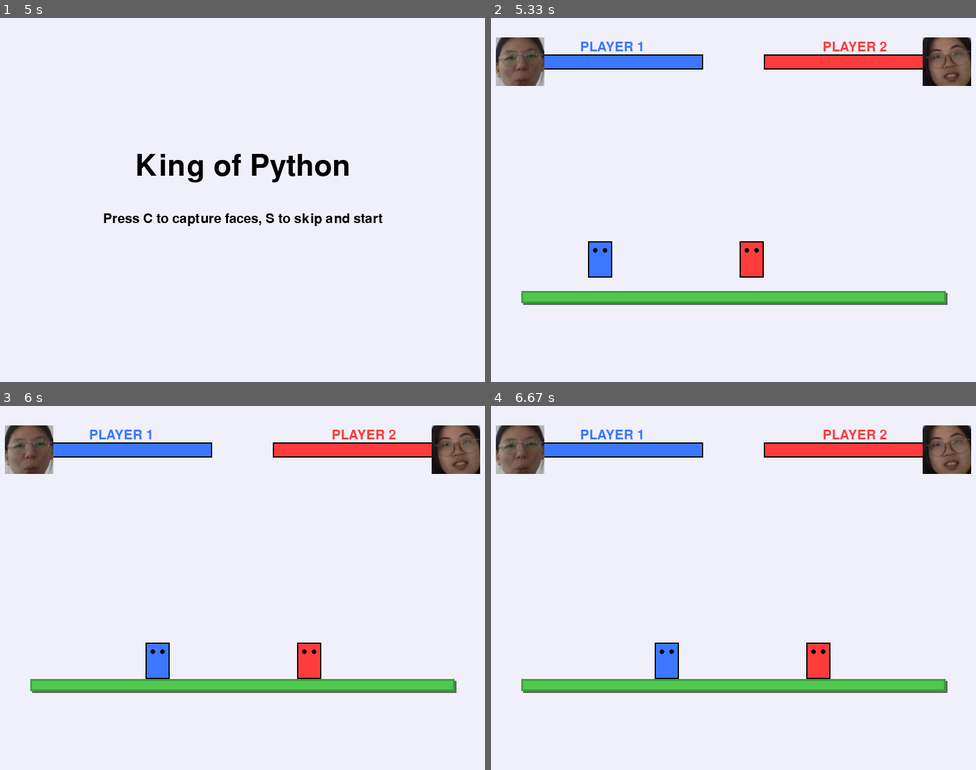
Above: before the commit, frames 1-4 (two rows, left to right).
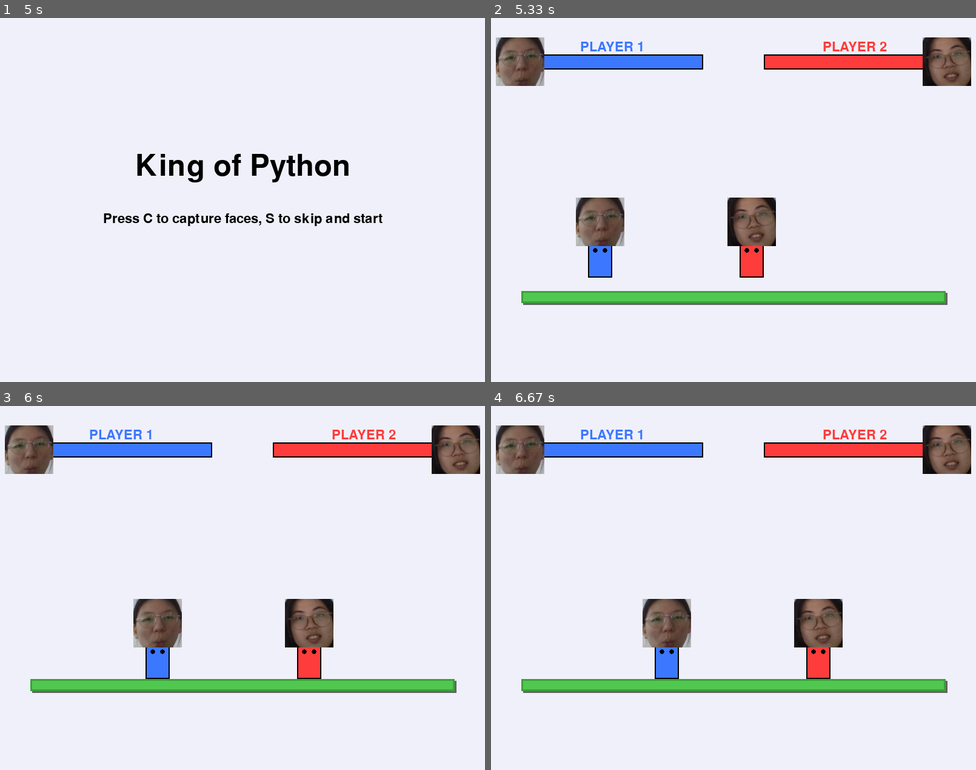
Above: after the commit, the same moments.

Repository: xueyu-coco/King-of-Python
Game: pygame game, started from 1.1demo-king_of_python_test_develop.py
The game is run twice, just before and just after one commit, with the same random seed, the same clock (stepped at 60 frames per second) and the same inputs.
Inputs:
- Up to frame 1 (5 s): tap S at 0.33 s; hold Up 0.67-1.13 s; hold Right 1.17-1.8 s; hold D 1.17-1.8 s; hold Left 1.83-2.3 s; hold A 1.83-2.3 s; hold Right 2.33-2.8 s; hold D 2.33-2.8 s; hold Up 2.83-3.13 s; hold W 2.83-3.13 s; hold Right 3.17-3.63 s; hold D 3.17-3.63 s; tap Space at 3.67 s; tap C at 4 s; hold Left from 4.9 s (still down); hold A from 4.9 s (still down)
- Up to frame 2 (5.33 s): release Left at 5.3 s; release A at 5.3 s
- Up to frame 3 (6 s): hold Up 5.33-5.7 s; hold W 5.33-5.7 s; hold Right from 5.73 s (still down); hold D from 5.73 s (still down)
- Up to frame 4 (6.67 s): release Right at 6.37 s; release D at 6.37 s; hold Left from 6.4 s (still down); hold A from 6.4 s (still down)

Frame 1 is identical in both runs. In frame 2, 2.7% of the frame differs, in the area x 17-59%, y 49-63%; in frame 3, 2.7%; in frame 4, 2.7%.

Commit message:
Draw captured avatar sprites above players' heads

Diff:
--- a/1.1demo-king_of_python_test_develop.py
+++ b/1.1demo-king_of_python_test_develop.py
@@ -175,7 +175,7 @@
         # 应用击退
         self.knockback_x = knockback_direction * 15
 
-    def draw(self, screen):
+    def draw(self, screen, avatar=None):
         # 绘制角色方块
         if self.is_attacking and self.attack_frame % 4 < 2:
             # 攻击时闪烁效果
@@ -212,6 +212,25 @@
             pygame.draw.rect(screen, (255, 200, 0, 128),
                            (attack_rect['x'], attack_rect['y'],
                             attack_rect['width'], attack_rect['height']), 3)
+
+        # 如果传入头像图像，绘制到角色头部上方（居中）
+        if avatar:
+            try:
+                aw = avatar.get_width()
+                ah = avatar.get_height()
+                ax = int(self.x + (self.width // 2) - aw // 2)
+                ay = int(self.y - ah + 8)  # place slightly overlapping the top of body
+                # clamp inside screen
+                if ax < 0:
+                    ax = 0
+                if ax + aw > WIDTH:
+                    ax = WIDTH - aw
+                if ay < 0:
+                    ay = 0
+                screen.blit(avatar, (ax, ay))
+            except Exception:
+                # if avatar surface problematic, ignore
+                pass
 
 class Bubble:
     def __init__(self, x, y, bubble_type='pow'):
@@ -537,9 +556,9 @@
             for bubble in bubbles:
                 bubble.draw(screen)
 
-            # 绘制玩家
-            player1.draw(screen)
-            player2.draw(screen)
+            # 绘制玩家（传入头像 surface，如果有）
+            player1.draw(screen, avatar=local_p1)
+            player2.draw(screen, avatar=local_p2)
 
             # 绘制UI
             draw_ui(screen, player1, player2, p1_avatar=local_p1, p2_avatar=local_p2)
